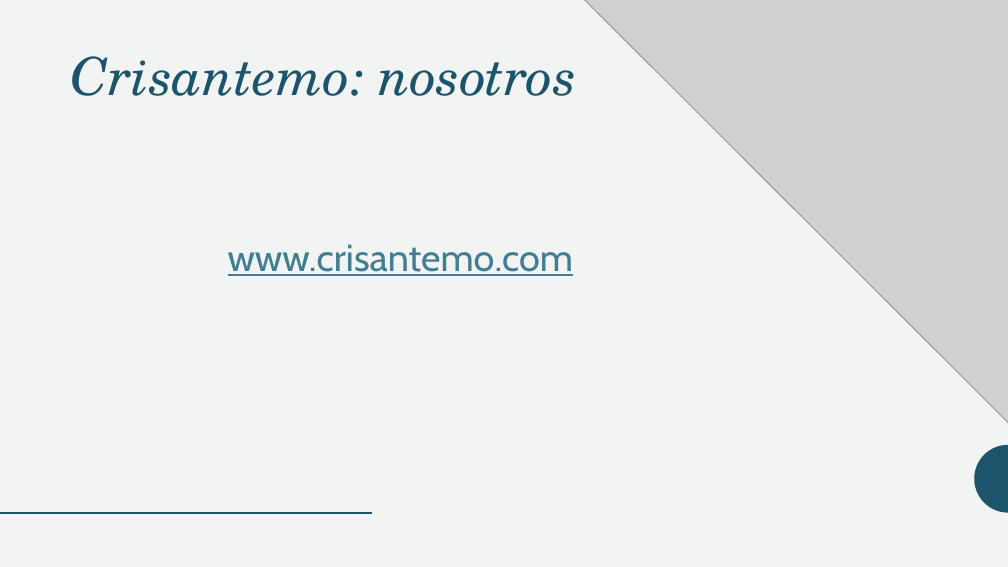
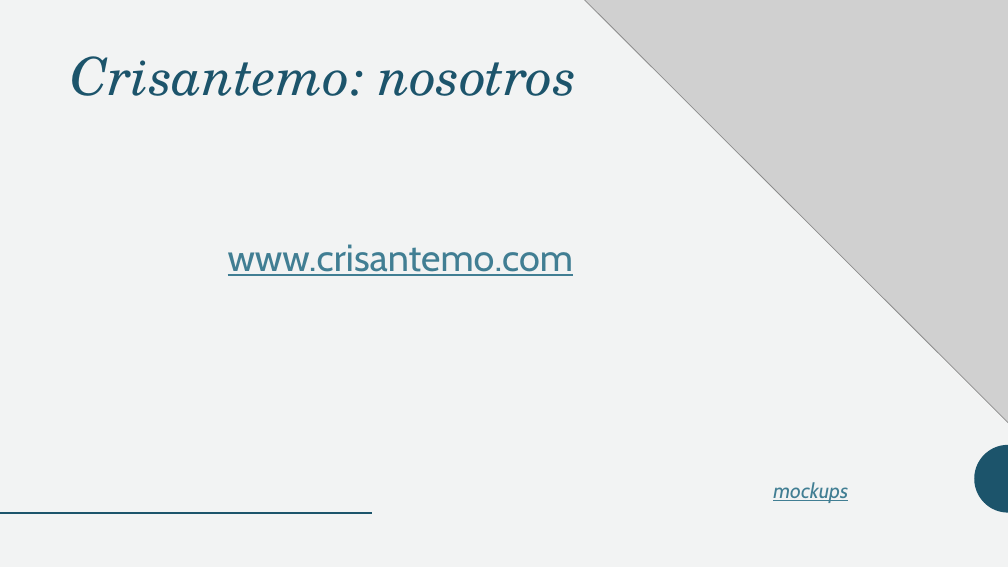
Before and after one commit to Sjgu1/administration, a slide deck: slide 4 of presentacion1.pptx. Drawn at 1008x567 pixels with LibreOffice and Linux fonts; fonts in the diff are those of the drawing; grey boxes stand for pictures. Boxes give left, top, right and bottom in pixels: in the first picture for what was removed or moved away, otherwise in the second. Text is boxed around its words. In the diff, an @@ line names an element or a change of style, - is before the commit and + after.

Commit message:
presentación

```diff
--- a/presentacion1.pptx
+++ b/presentacion1.pptx
@@ text added at (773, 482, 848, 503), 20 pt, text #417E93, italic, underline @@
+mockups
```
Also in this commit, not shown: 1 other file.
